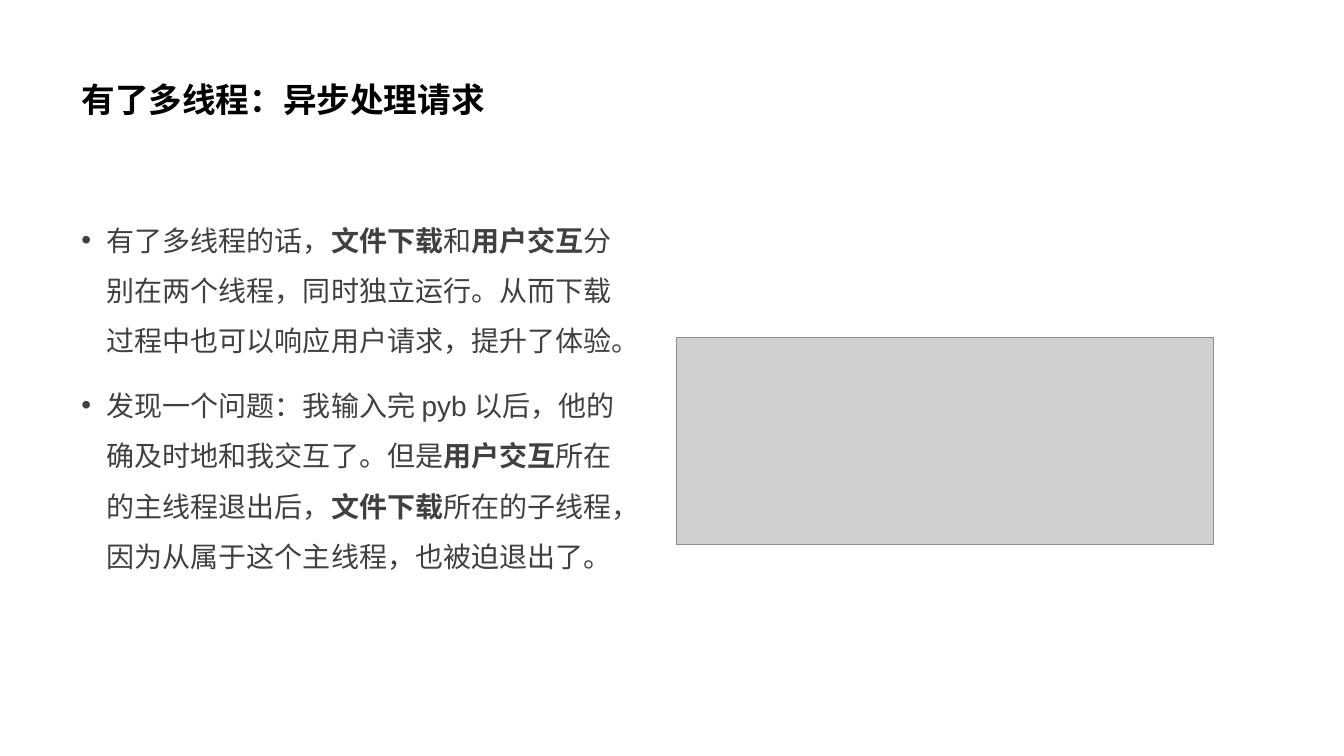
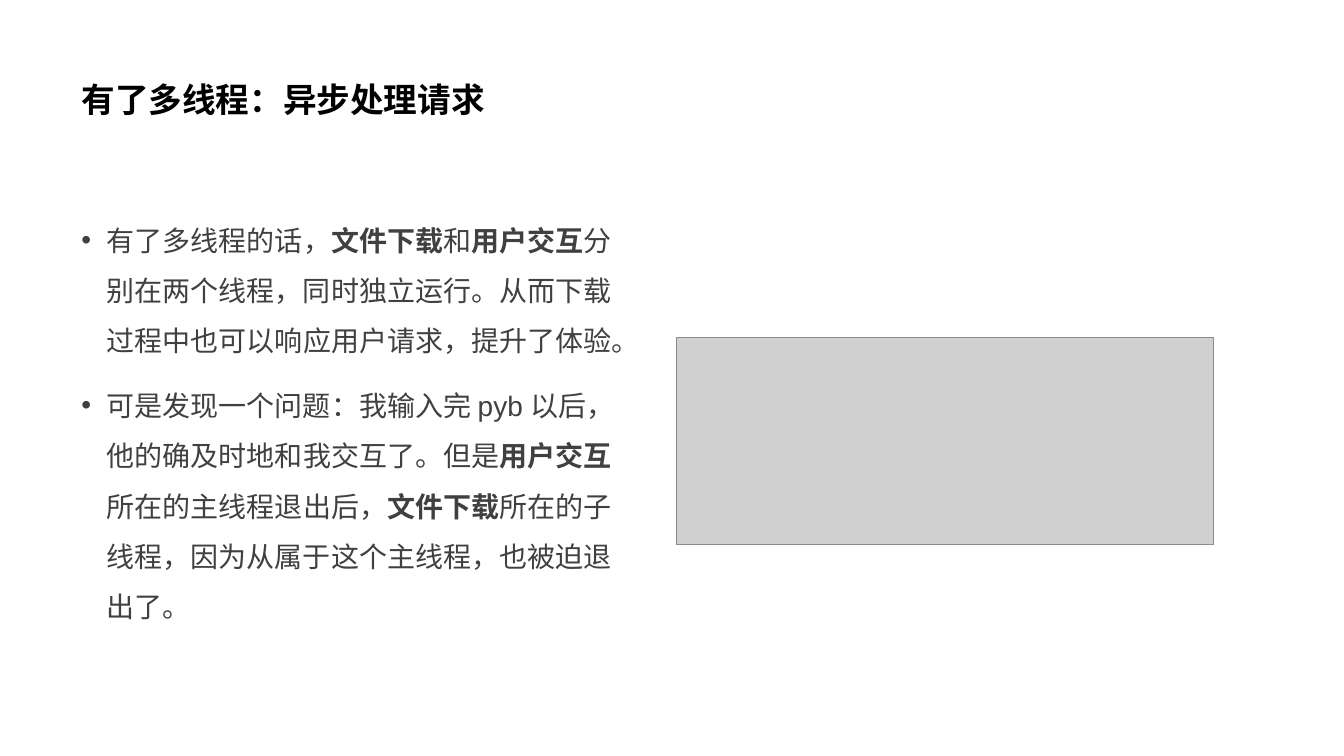
Before and after one commit to parallel101/course, a slide deck: slide 9 of 05/slides.pptx. Drawn at 1344x756 pixels with LibreOffice and Linux fonts; fonts in the diff are those of the drawing; grey boxes stand for pictures. Boxes give left, top, right and bottom in pixels: in the first picture for what was removed or moved away, otherwise in the second. Text is boxed around its words. In the diff, an @@ line names an element or a change of style, - is before the commit and + after.

```diff
--- a/05/slides.pptx
+++ b/05/slides.pptx
@@ text at [107,392,615,620]: text changed @@
-• 发现一个问题：我输入完 pyb 以后，他的确及时地和我交互了。但是用户交互所在的主线程退出后，文件下载所在的子线程，因为从属于这个主线程，也被迫退出了。
+• 可是发现一个问题：我输入完 pyb 以后，他的确及时地和我交互了。但是用户交互所在的主线程退出后，文件下载所在的子线程，因为从属于这个主线程，也被迫退出了。
```
Also in this commit, not shown: 3 other slides changed, 1 slide added, 18 other files.
